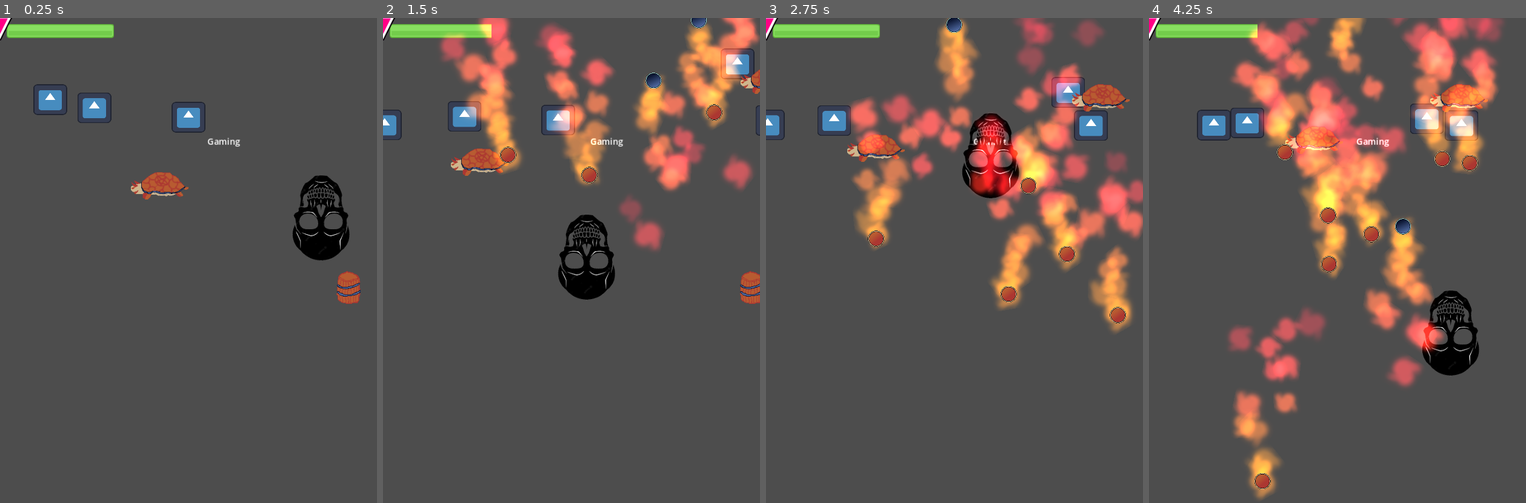
Above: before the commit, frames 1-4 (left to right).
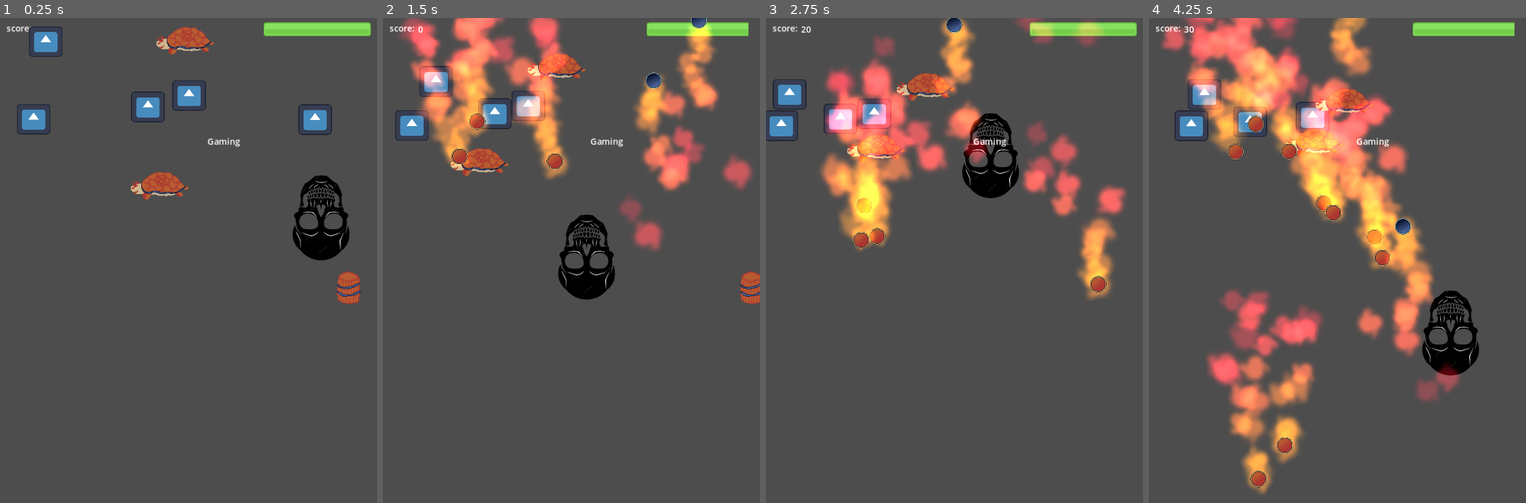
Above: after the commit, the same moments.

Repository: vaarnio/purgatory-gmtk2023
Game: Godot game, scene res://scenes/level1_valtteri.tscn
The game is run twice, just before and just after one commit, with the same random seed, the same clock (stepped at 60 frames per second) and the same inputs. This scene is started directly instead of the project's main scene. The engine's default icon, where the game draws it, is replaced by a stand-in: a white triangle on a blue panel in a dark square.
Inputs (mouse positions are in pixels of both pictures, inside the frame that each line leads up to):
- Up to frame 1 (0.25 s): no input
- Up to frame 2 (1.5 s): tap Enter (ui_accept) at 0.5, 0.77 s; move the mouse to (654, 236) at 0.52 s; move the mouse to (496, 284) at 1.27 s
- Up to frame 3 (2.75 s): tap Enter (ui_accept) at 1.52 s; move the mouse to (992, 153) at 2.02 s
- Up to frame 4 (4.25 s): move the mouse to (1318, 357) at 2.77 s; tap Enter (ui_accept) at 3.02, 3.77 s; move the mouse to (1450, 333) at 3.52 s

The runs differ from the first frame. In frame 1, 4.7% of the frame differs, in the area x 0-99%, y 0-25%; in frame 2, 16%; in frame 3, 24%; in frame 4, 31%, in the area x 0-97%, y 0-100%.

Commit message:
Added basic score tracking

Diff:
--- /dev/null
+++ b/prefabs/hud.tscn
@@ -0,0 +1,40 @@
+[gd_scene load_steps=4 format=3 uid="uid://ch71loucpaifd"]
+
+[ext_resource type="Script" path="res://scripts/Healthbar.gd" id="1_jv323"]
+[ext_resource type="Texture2D" uid="uid://bco2fr2brjr6h" path="res://assets/barHorizontal_green.png" id="2_kms4q"]
+[ext_resource type="Script" path="res://scenes/ScoreDisplay.gd" id="3_w2uf8"]
+
+[node name="hud" type="Node2D"]
+
+[node name="HealthDisplay" type="Node2D" parent="."]
+position = Vector2(489, 8)
+script = ExtResource("1_jv323")
+
+[node name="HealthBar" type="TextureProgressBar" parent="HealthDisplay"]
+offset_right = 40.0
+offset_bottom = 40.0
+value = 100.0
+texture_progress = ExtResource("2_kms4q")
+
+[node name="ScoreDisplay" type="Node2D" parent="."]
+script = ExtResource("3_w2uf8")
+
+[node name="ScoreText" type="RichTextLabel" parent="ScoreDisplay"]
+offset_left = 65.0
+offset_top = 10.0
+offset_right = 484.0
+offset_bottom = 33.0
+
+[node name="Text" type="RichTextLabel" parent="ScoreDisplay"]
+offset_left = 12.0
+offset_top = 8.0
+offset_right = 63.0
+offset_bottom = 31.0
+text = "score:"
+
+[node name="Gaming" type="RichTextLabel" parent="."]
+offset_left = 385.0
+offset_top = 218.0
+offset_right = 708.0
+offset_bottom = 367.0
+text = "Gaming"
--- /dev/null
+++ b/prefabs/player.tscn
@@ -0,0 +1,19 @@
+[gd_scene load_steps=4 format=3 uid="uid://d4kuaf4j3bw6j"]
+
+[ext_resource type="Script" path="res://scripts/Player.gd" id="1_se0u5"]
+[ext_resource type="Texture2D" uid="uid://j26xtxjwf5tb" path="res://assets/image.png" id="2_i8ai1"]
+
+[sub_resource type="RectangleShape2D" id="RectangleShape2D_pafeb"]
+size = Vector2(108, 158)
+
+[node name="Player" type="CharacterBody2D" groups=["Player"]]
+position = Vector2(596, 371)
+script = ExtResource("1_se0u5")
+
+[node name="Sprite2D" type="Sprite2D" parent="."]
+texture = ExtResource("2_i8ai1")
+
+[node name="Timer" type="Timer" parent="."]
+
+[node name="CollisionShape2D" type="CollisionShape2D" parent="."]
+shape = SubResource("RectangleShape2D_pafeb")
--- /dev/null
+++ b/scenes/ScoreDisplay.gd
@@ -0,0 +1,12 @@
+extends Node2D
+
+
+# Called when the node enters the scene tree for the first time.
+func _ready():
+	pass # Replace with function body.
+
+
+# Called every frame. 'delta' is the elapsed time since the previous frame.
+func _process(delta):
+	$ScoreText.text = str(GameController.score)
+	pass
--- /dev/null
+++ b/scenes/gameover.gd
@@ -0,0 +1,15 @@
+extends Node2D
+
+
+# Called when the node enters the scene tree for the first time.
+func _ready():
+	$Score.text = str(GameController.score)
+	$Button.connect("button_down", return_to_menu)
+	pass # Replace with function body.
+
+func return_to_menu():
+	SceneController.goto_menu_scene()
+
+# Called every frame. 'delta' is the elapsed time since the previous frame.
+func _process(delta):
+	pass
--- a/scenes/gameover.tscn
+++ b/scenes/gameover.tscn
@@ -1,12 +1,15 @@
-[gd_scene format=3 uid="uid://c84rrwywbrs2m"]
+[gd_scene load_steps=2 format=3 uid="uid://c84rrwywbrs2m"]
+
+[ext_resource type="Script" path="res://scenes/gameover.gd" id="1_xbe3j"]
 
 [node name="Node2D" type="Node2D"]
+script = ExtResource("1_xbe3j")
 
-[node name="RichTextLabel" type="RichTextLabel" parent="."]
-offset_left = 542.0
-offset_top = 223.0
-offset_right = 638.0
-offset_bottom = 748.0
+[node name="GameOver" type="RichTextLabel" parent="."]
+offset_left = 299.0
+offset_top = 257.0
+offset_right = 395.0
+offset_bottom = 990.0
 text = "Game Over
 Over
 Over
@@ -25,4 +28,33 @@
 Over
 Over
 Over
+Over
+Over
+Over
+Over
+Over
+Over
+Over
+Over
+Over
 Over"
+
+[node name="Score" type="RichTextLabel" parent="."]
+offset_left = 44.0
+offset_top = 186.0
+offset_right = 650.0
+offset_bottom = 226.0
+
+[node name="ScoreTitle" type="RichTextLabel" parent="."]
+offset_left = 310.0
+offset_top = 158.0
+offset_right = 464.0
+offset_bottom = 198.0
+text = "Score:"
+
+[node name="Button" type="Button" parent="."]
+offset_left = 270.0
+offset_top = 340.0
+offset_right = 410.0
+offset_bottom = 389.0
+text = "Back to menu"
--- a/scenes/level1_valtteri.tscn
+++ b/scenes/level1_valtteri.tscn
@@ -1,69 +1,21 @@
-[gd_scene load_steps=11 format=3 uid="uid://b24qda5m77hhx"]
+[gd_scene load_steps=5 format=3 uid="uid://b24qda5m77hhx"]
 
 [ext_resource type="Script" path="res://scripts/level1logic.gd" id="1_bxjtq"]
-[ext_resource type="Script" path="res://scripts/Player.gd" id="1_i73oy"]
-[ext_resource type="Texture2D" uid="uid://j26xtxjwf5tb" path="res://assets/image.png" id="2_mnn5q"]
-[ext_resource type="Script" path="res://scripts/Healthbar.gd" id="3_4chkr"]
-[ext_resource type="Texture2D" uid="uid://bco2fr2brjr6h" path="res://assets/barHorizontal_green.png" id="4_cu0u2"]
-[ext_resource type="Script" path="res://scripts/Bullet.gd" id="5_12rb4"]
-[ext_resource type="Texture2D" uid="uid://dig6m74oxr3vx" path="res://assets/bullet.png" id="6_ln5bh"]
-
-[sub_resource type="RectangleShape2D" id="RectangleShape2D_pafeb"]
-size = Vector2(108, 158)
-
-[sub_resource type="RectangleShape2D" id="RectangleShape2D_dutia"]
-size = Vector2(44, 84)
+[ext_resource type="PackedScene" uid="uid://d4kuaf4j3bw6j" path="res://prefabs/player.tscn" id="2_s0apy"]
+[ext_resource type="PackedScene" uid="uid://ch71loucpaifd" path="res://prefabs/hud.tscn" id="6_0fp13"]
 
 [sub_resource type="RectangleShape2D" id="RectangleShape2D_mfwhr"]
-size = Vector2(1152, 200)
+size = Vector2(702, 200)
 
 [node name="Node2D" type="Node2D"]
 script = ExtResource("1_bxjtq")
 
-[node name="RichTextLabel" type="RichTextLabel" parent="."]
-offset_left = 385.0
-offset_top = 218.0
-offset_right = 708.0
-offset_bottom = 367.0
-text = "Gaming"
-
-[node name="Player" type="CharacterBody2D" parent="." groups=["Player"]]
-position = Vector2(596, 371)
-script = ExtResource("1_i73oy")
-
-[node name="Sprite2D" type="Sprite2D" parent="Player"]
-texture = ExtResource("2_mnn5q")
-
-[node name="Timer" type="Timer" parent="Player"]
-
-[node name="CollisionShape2D" type="CollisionShape2D" parent="Player"]
-shape = SubResource("RectangleShape2D_pafeb")
-
-[node name="HealthDisplay" type="Node2D" parent="."]
-position = Vector2(12, 11)
-script = ExtResource("3_4chkr")
-
-[node name="HealthBar" type="TextureProgressBar" parent="HealthDisplay"]
-offset_right = 40.0
-offset_bottom = 40.0
-value = 100.0
-texture_progress = ExtResource("4_cu0u2")
-
-[node name="Area2D" type="Area2D" parent="."]
-position = Vector2(200, 300)
-script = ExtResource("5_12rb4")
-
-[node name="Sprite2D" type="Sprite2D" parent="Area2D"]
-texture = ExtResource("6_ln5bh")
-
-[node name="CollisionShape2D" type="CollisionShape2D" parent="Area2D"]
-position = Vector2(-1, 0)
-shape = SubResource("RectangleShape2D_dutia")
+[node name="Player" parent="." instance=ExtResource("2_s0apy")]
 
 [node name="spawn_area" type="Area2D" parent="."]
 
 [node name="CollisionShape2D" type="CollisionShape2D" parent="spawn_area"]
-position = Vector2(576, 101)
+position = Vector2(351, 101)
 shape = SubResource("RectangleShape2D_mfwhr")
 
-[connection signal="body_entered" from="Area2D" to="Area2D" method="_on_body_entered"]
+[node name="hud" parent="." instance=ExtResource("6_0fp13")]
--- a/scripts/Bullet.gd
+++ b/scripts/Bullet.gd
@@ -40,6 +40,7 @@
 	if body.is_in_group("Player")and self.type == "NormalBullet":
 		get_parent().get_node(self.get_path()).queue_free()
 		PlayerVariables.heal_damage(5)
+		GameController.add_score(10)
 		print("Bullet hit player")
 	if body.is_in_group("barrel"):
 		body._despawn()
--- a/scripts/Player.gd
+++ b/scripts/Player.gd
@@ -7,7 +7,7 @@
 @onready
 var timer = $Timer
 @onready
-var healthbar = get_parent().get_node("HealthDisplay/HealthBar")
+var healthbar = get_parent().get_node("hud/HealthDisplay/HealthBar")
 const obj_bullet = preload("res://scenes/bullet.tscn")
 var rng = RandomNumberGenerator.new()
 var attacked = false
--- a/scripts/autoload/game_controller.gd
+++ b/scripts/autoload/game_controller.gd
@@ -2,15 +2,21 @@
 
 @onready
 var sc = get_node("/root/SceneController")
+var score = 0
 
 # Called when the node enters the scene tree for the first time.
 func _ready():
 	pass # Replace with function body.
 
-
 # Called every frame. 'delta' is the elapsed time since the previous frame.
 func _process(delta):
 	pass
 
+func set_score(value):
+	self.score = value
+
+func add_score(value):
+	self.set_score(self.score + value)
+
 func gameover():
 	SceneController.goto_gameover_scene()
--- a/scripts/autoload/scene_controller.gd
+++ b/scripts/autoload/scene_controller.gd
@@ -15,6 +15,10 @@
 func goto_gameover_scene():
 	print("goto gameover")
 	goto_scene("res://scenes/gameover.tscn")
+
+func goto_menu_scene():
+	print("goto menu")
+	goto_scene("res://scenes/menu.tscn")
 
 func goto_scene(path):
 	# The solution is to defer the load to a later time, when
